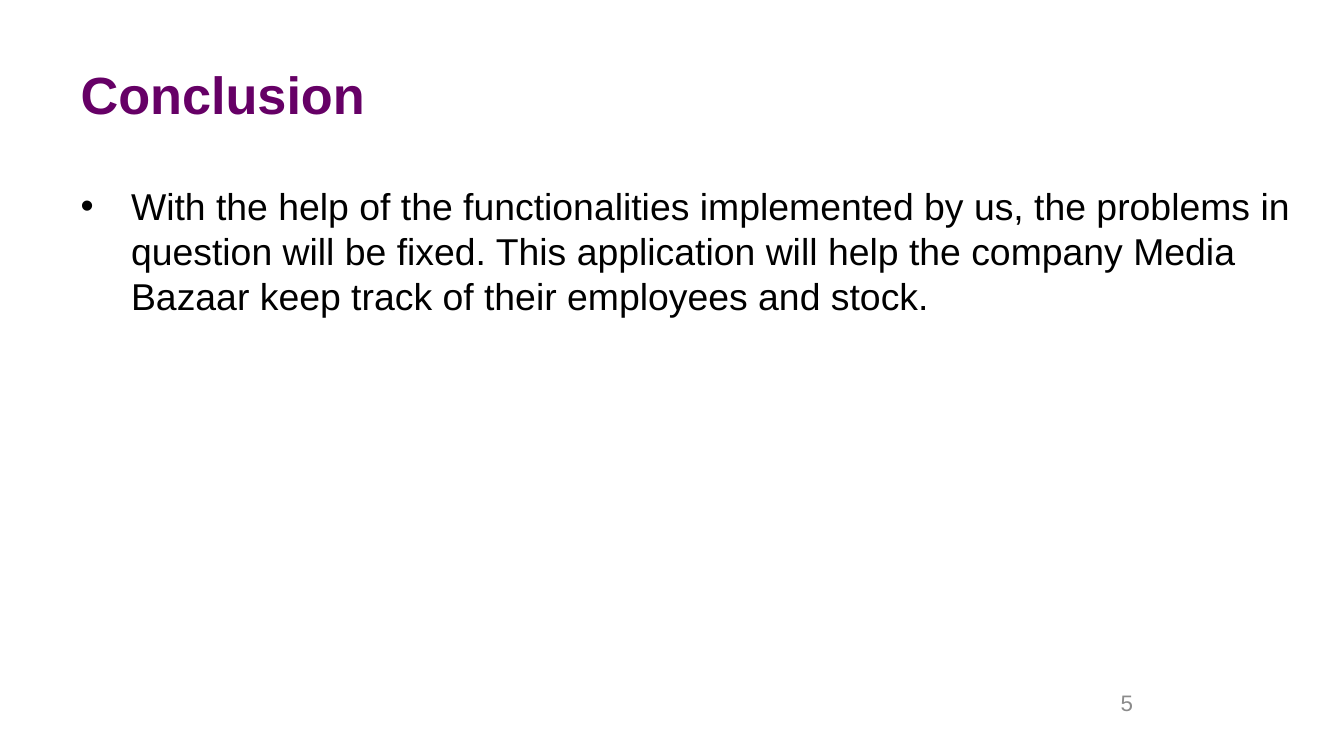
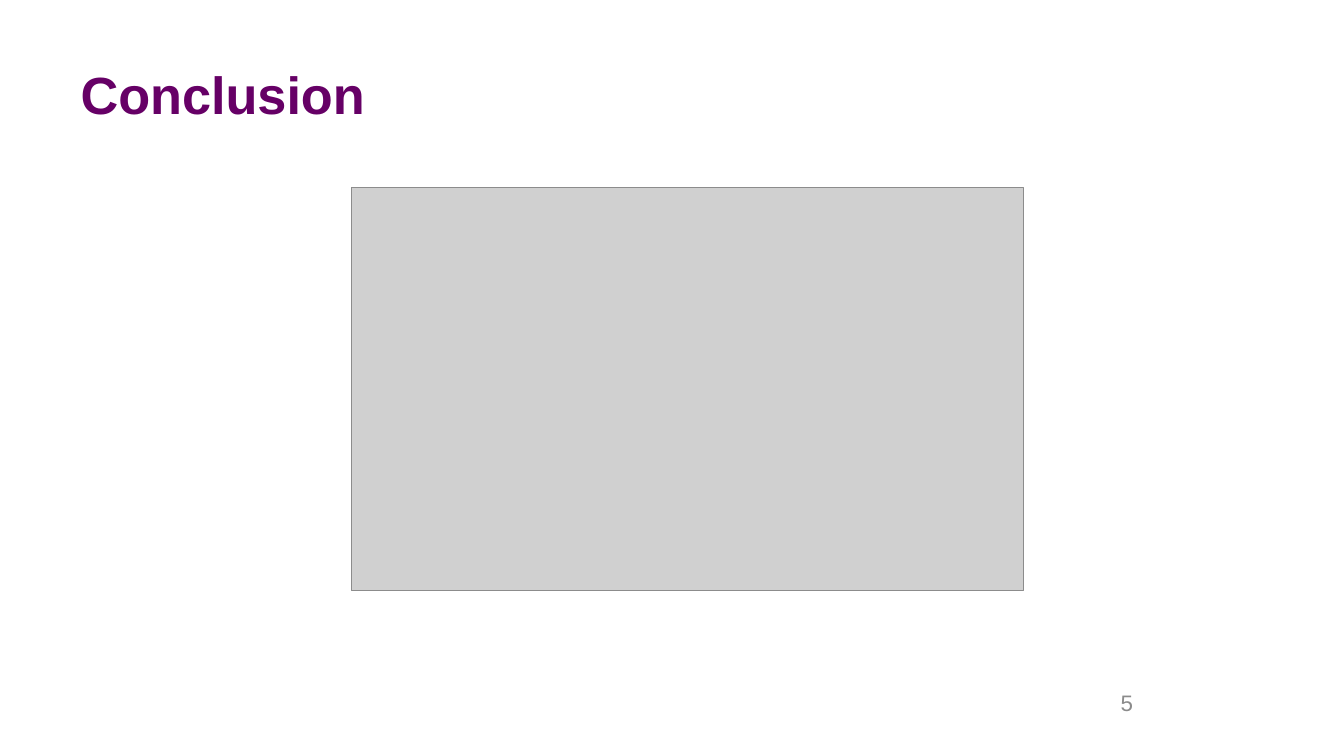
Before and after one commit to MateiMitran/MediaBazaarSemester2, a slide deck: slide 5 of MediaBazaar_Presentation.pptx. Drawn at 1344x756 pixels with LibreOffice and Linux fonts; fonts in the diff are those of the drawing; grey boxes stand for pictures; background and template pictures are left out. Boxes give left, top, right and bottom in pixels: in the first picture for what was removed or moved away, otherwise in the second. Text is boxed around its words. In the diff, an @@ line names an element or a change of style, - is before the commit and + after.

```diff
--- a/MediaBazaar_Presentation.pptx
+++ b/MediaBazaar_Presentation.pptx
@@ text removed at (131, 193, 1290, 317) @@
-• With the help of the functionalities implemented by us, the problems in question will be fixed. This application will help the company Media Bazaar keep track of their employees and stock.
@@ picture added at (352, 188, 1024, 591) @@
```
Also in this commit, not shown: 3 other slides changed.
